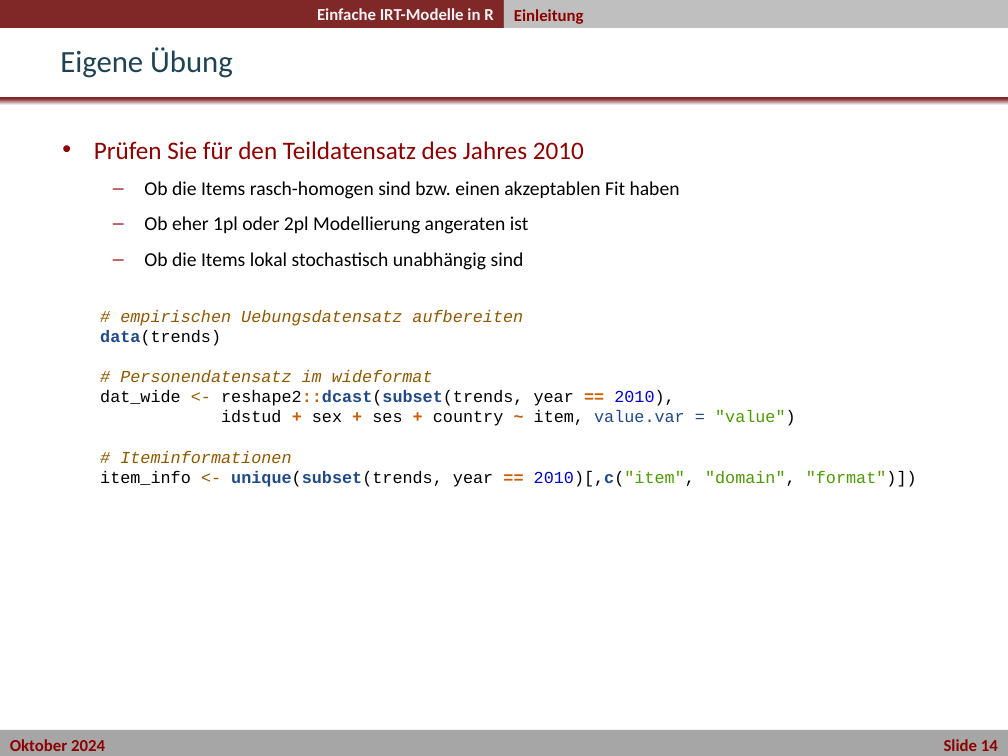
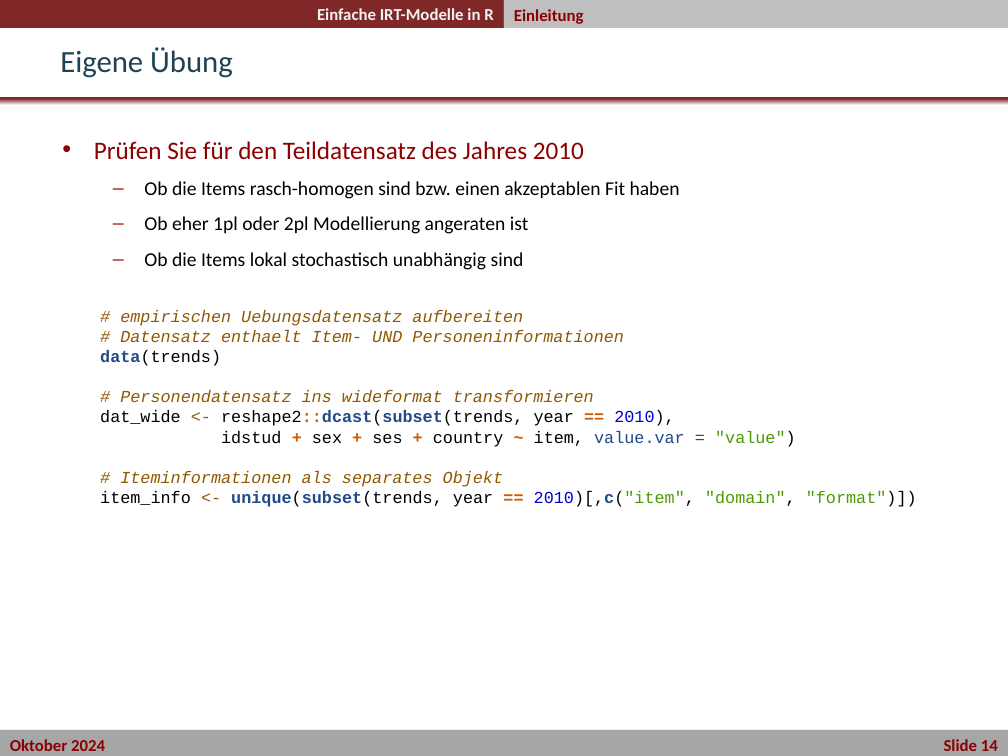
Before and after one commit to nickhaf/IRT_workshop, a slide deck: slide 15 of slides/Tag1_2Nachmittag_Nr1_Uebungen/02_Uebung_einfache_IRT-Modelle_in_R.pptx. Drawn at 1008x756 pixels with LibreOffice and Linux fonts; fonts in the diff are those of the drawing; background and template pictures are left out. Boxes give left, top, right and bottom in pixels: in the first picture for what was removed or moved away, otherwise in the second. Text is boxed around its words. In the diff, an @@ line names an element or a change of style, - is before the commit and + after.

```diff
--- a/slides/Tag1_2Nachmittag_Nr1_Uebungen/02_Uebung_einfache_IRT-Modelle_in_R.pptx
+++ b/slides/Tag1_2Nachmittag_Nr1_Uebungen/02_Uebung_einfache_IRT-Modelle_in_R.pptx
@@ text at <box>100,310,917,507</box>: text changed; text colour #000000 to #8F5902 @@
-# empirischen Uebungsdatensatz aufbereiten
-data(trends)
-# Personendatensatz im wideformat
-dat_wide <- reshape2::dcast(subset(trends, year == 2010),
-idstud + sex + ses + country ~ item, value.var = "value")
-# Iteminformationen
-item_info <- unique(subset(trends, year == 2010)[,c("item", "domain", "format")])
+# empirischen Uebungsdatensatz aufbereiten
+# Datensatz enthaelt Item- UND Personeninformationen
+data(trends)
+# Personendatensatz ins wideformat transformieren
+dat_wide <- reshape2::dcast(subset(trends, year == 2010),
+idstud + sex + ses + country ~ item, value.var = "value")
+# Iteminformationen als separates Objekt
+item_info <- unique(subset(trends, year == 2010)[,c("item", "domain", "format")])
```
Also in this commit, not shown: 3 other slides changed, 5 other files.
